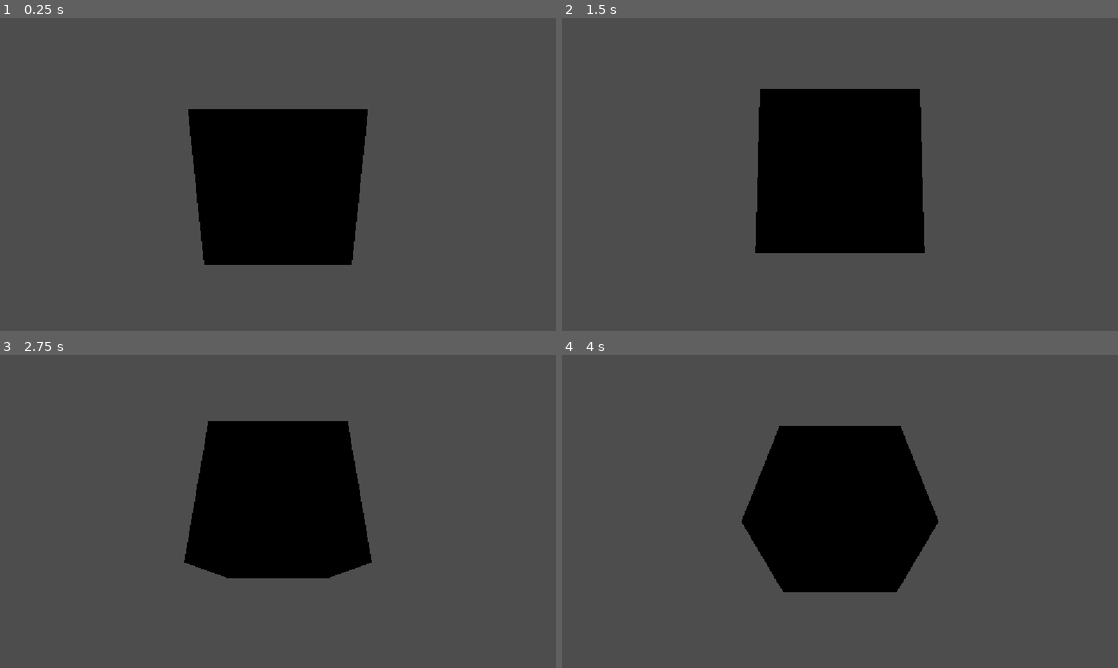
Above: before the commit, frames 1-4 (two rows, left to right).
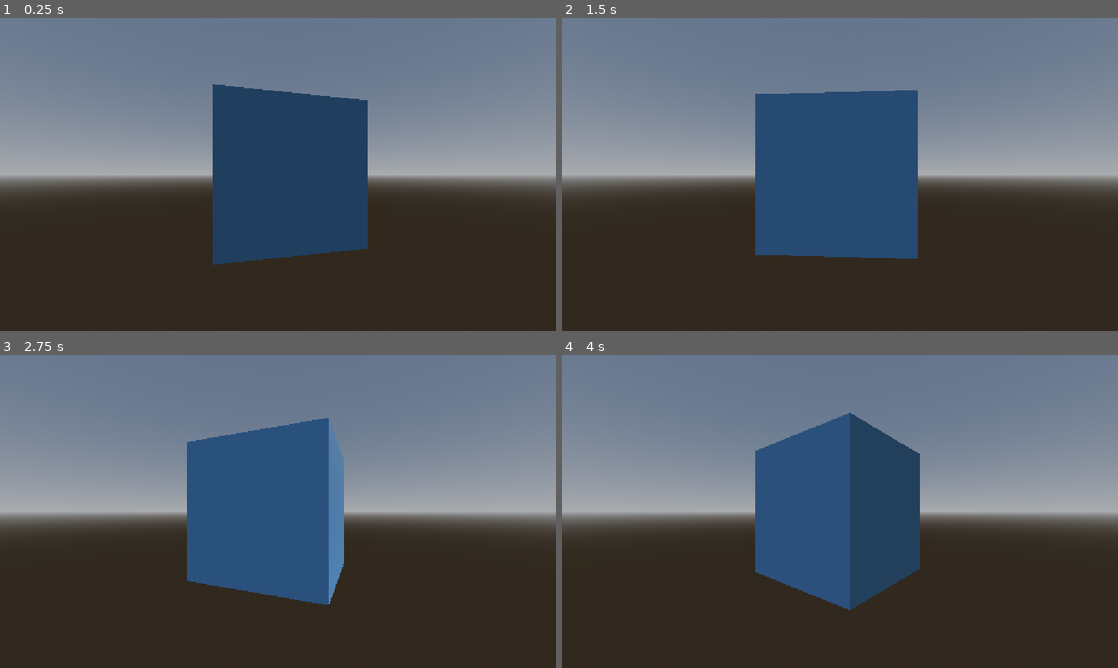
Above: after the commit, the same moments.

Repository: ledesmx/clear-code-godot
Game: Godot game, scene res://scenes/test_3d.tscn
Same seed, same stepped clock (60 frames per second), same inputs: the game is played once before the commit and once after it.
Inputs:
- Up to frame 1 (0.25 s): no input
- Up to frame 2 (1.5 s): no input
- Up to frame 3 (2.75 s): no input
- Up to frame 4 (4 s): no input

The runs differ from the first frame. In frame 1, 98% of the frame differs, in the area x 0-100%, y 0-100%; in frame 2, 98%; in frame 3, 98%; in frame 4, 98%.

Commit message:
add sun and enviroment

Diff:
--- a/3d-space/scenes/test_3d.gd
+++ b/3d-space/scenes/test_3d.gd
@@ -1,4 +1,4 @@
 extends Node3D
 
 func _process(delta: float) -> void:
-	$MeshInstance3D.rotate_x(1 * delta)
+	$MeshInstance3D.rotate_y(1 * delta)
--- a/3d-space/scenes/test_3d.tscn
+++ b/3d-space/scenes/test_3d.tscn
@@ -1,6 +1,18 @@
 [gd_scene format=3 uid="uid://bkf4s4fbeg2h1"]
 
 [ext_resource type="Script" uid="uid://b62r3nftfldnb" path="res://scenes/test_3d.gd" id="1_sr87j"]
+
+[sub_resource type="ProceduralSkyMaterial" id="ProceduralSkyMaterial_sr87j"]
+sky_horizon_color = Color(0.66224277, 0.6717428, 0.6867428, 1)
+ground_horizon_color = Color(0.66224277, 0.6717428, 0.6867428, 1)
+
+[sub_resource type="Sky" id="Sky_psit6"]
+sky_material = SubResource("ProceduralSkyMaterial_sr87j")
+
+[sub_resource type="Environment" id="Environment_7yo4j"]
+background_mode = 2
+sky = SubResource("Sky_psit6")
+glow_enabled = true
 
 [sub_resource type="StandardMaterial3D" id="StandardMaterial3D_0nv23"]
 albedo_color = Color(0.45882353, 0.74509805, 1, 1)
@@ -11,6 +23,13 @@
 [node name="Test3D" type="Node3D" unique_id=525627392]
 script = ExtResource("1_sr87j")
 
+[node name="WorldEnvironment" type="WorldEnvironment" parent="." unique_id=285439670]
+environment = SubResource("Environment_7yo4j")
+
+[node name="DirectionalLight3D" type="DirectionalLight3D" parent="." unique_id=896189490]
+transform = Transform3D(-0.8660254, -0.43301278, 0.25, 0, 0.49999997, 0.86602545, -0.50000006, 0.75, -0.43301266, 0, 0, 0)
+shadow_enabled = true
+
 [node name="MeshInstance3D" type="MeshInstance3D" parent="." unique_id=824469241]
 mesh = SubResource("BoxMesh_3aaxg")
 
